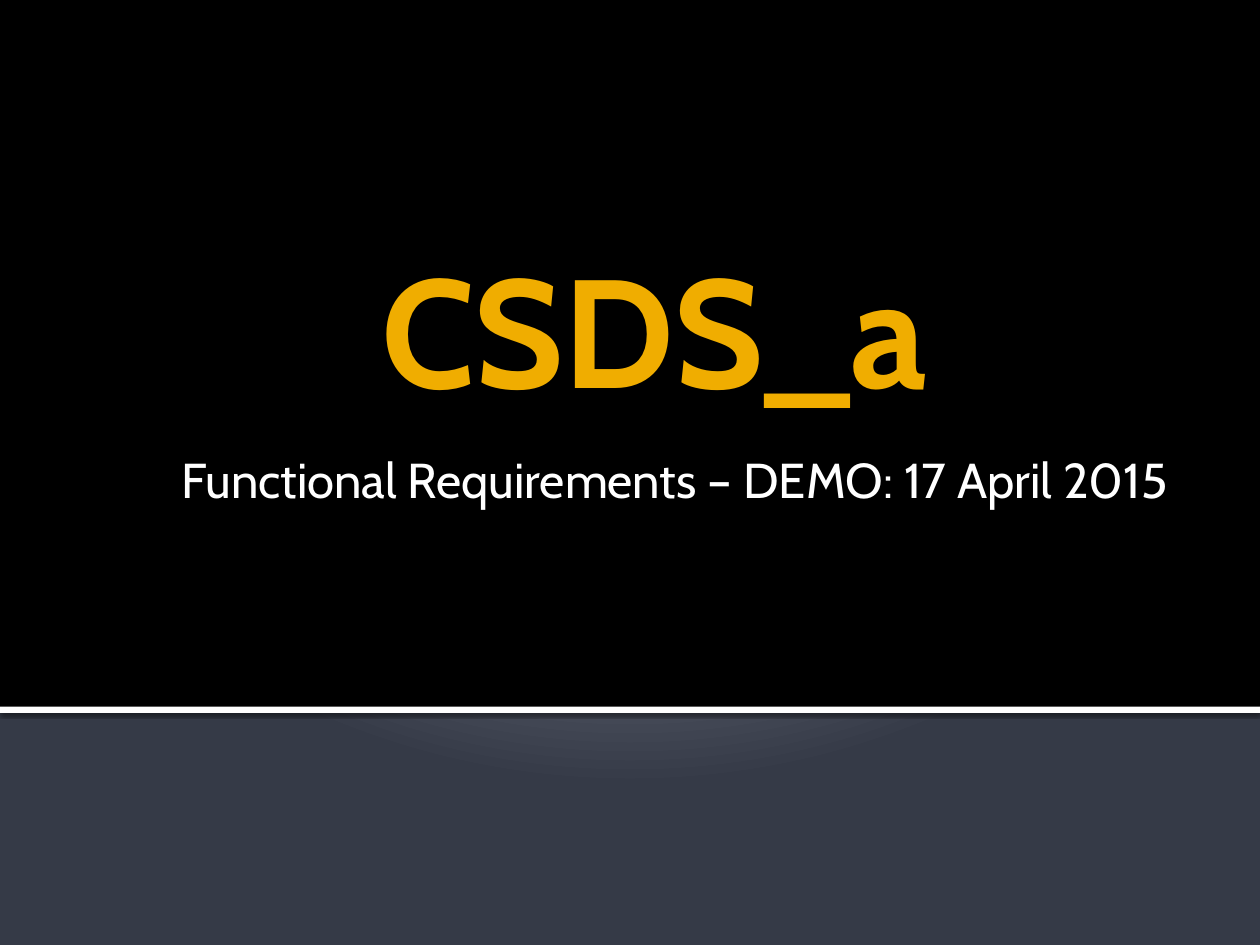
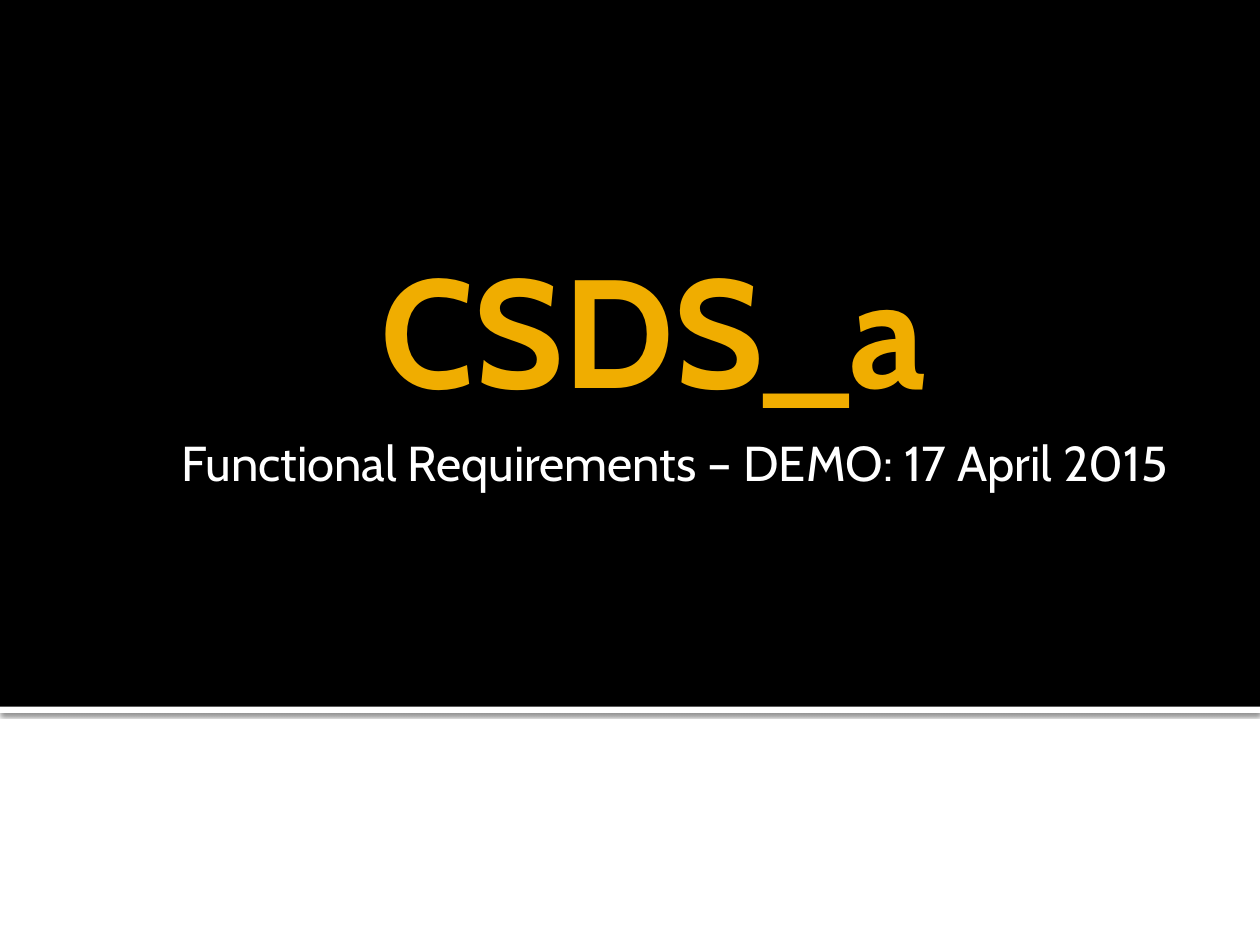
Before and after one commit to erosslee/COS301_CSDS-A, a slide deck: slide 1 of CSDS_a Presentation.pptx. Drawn at 1260x945 pixels with LibreOffice and Linux fonts; fonts in the diff are those of the drawing. Boxes give left, top, right and bottom in pixels: in the first picture for what was removed or moved away, otherwise in the second. Text is boxed around its words. In the diff, an @@ line names an element or a change of style, - is before the commit and + after.

Commit message:
Edited the presentation a bit

```diff
--- a/CSDS_a Presentation.pptx
+++ b/CSDS_a Presentation.pptx
@@ background gradient #C1C5D3 to #BFC4D2 to #353B47 to #FFFFFF @@
```
Also in this commit, not shown: 9 other slides changed, 1 slide added, 1 slide removed.
